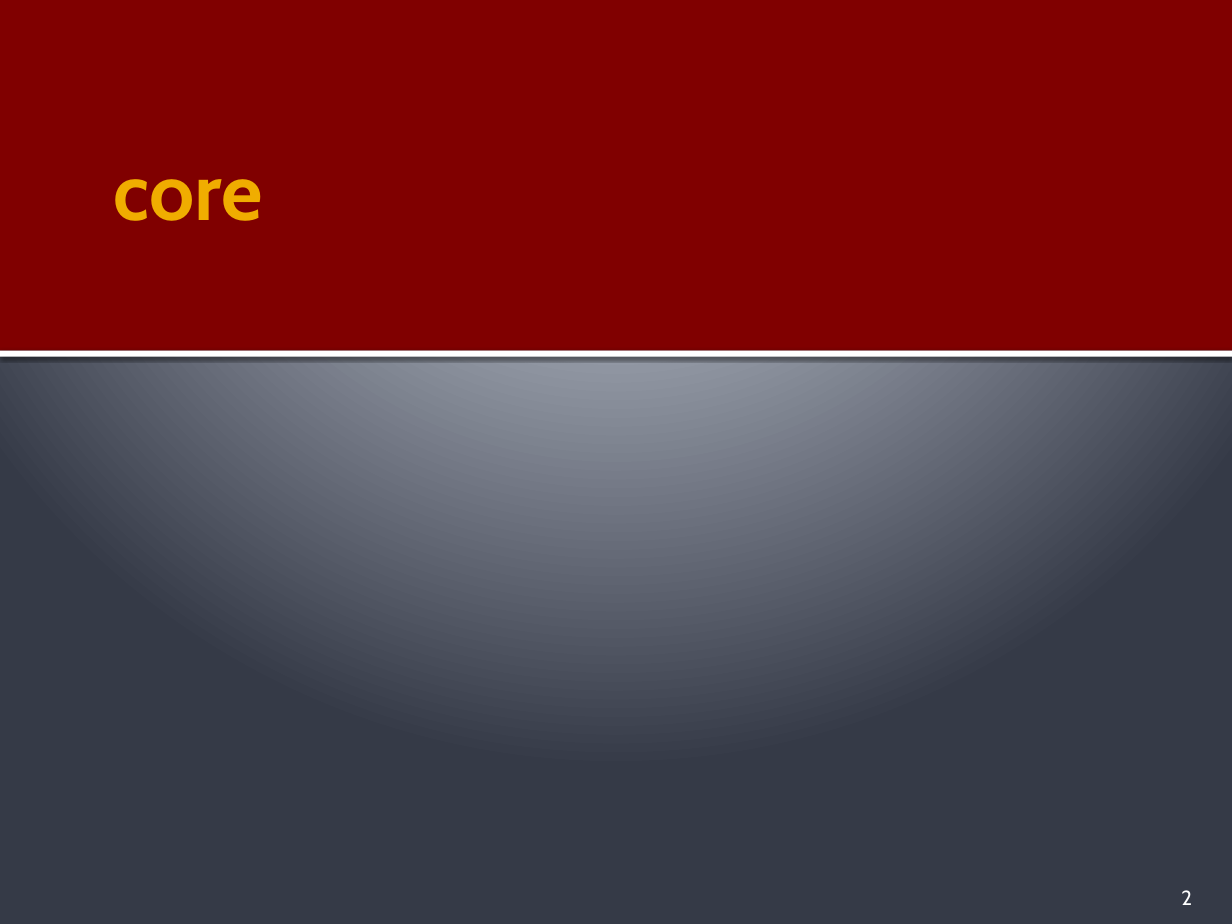
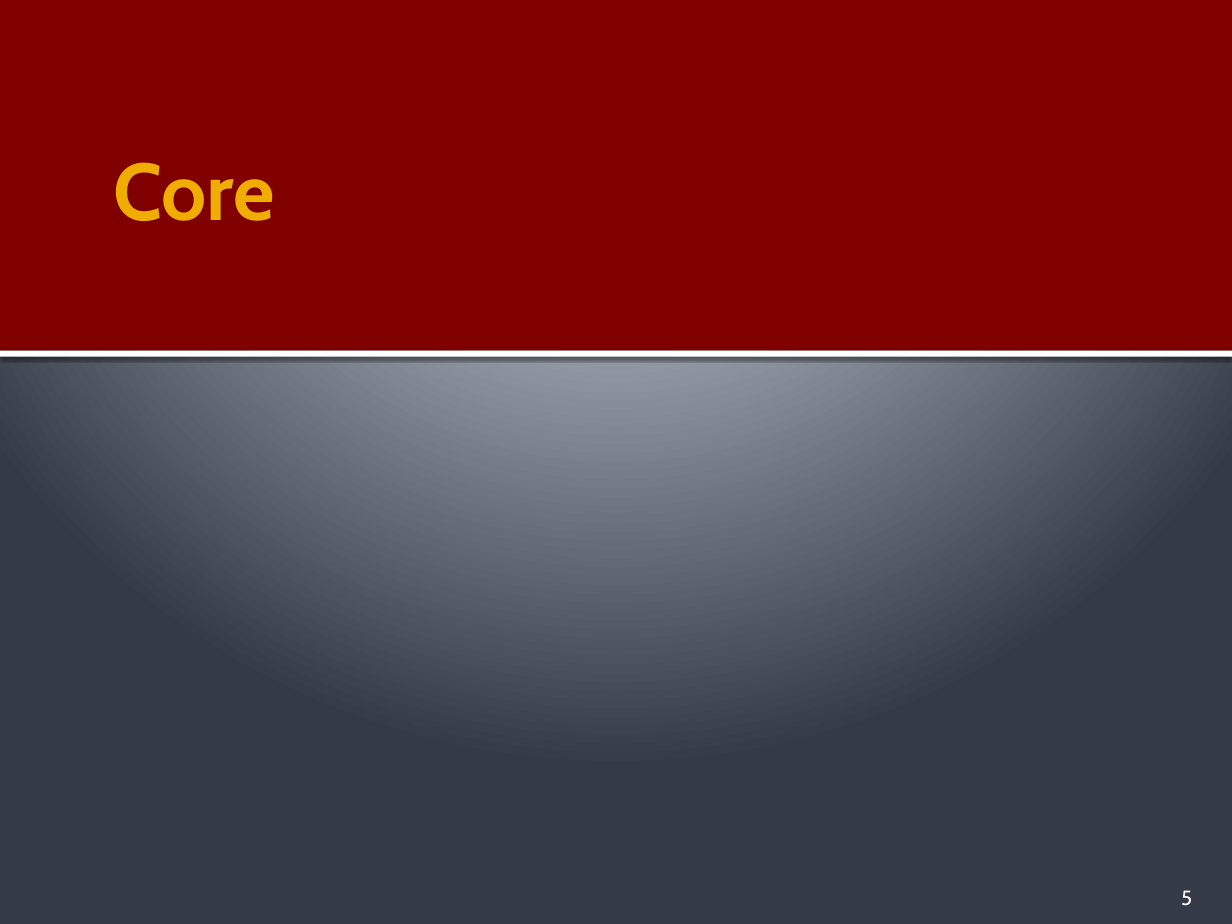
Before and after one commit to PauloGandraSousa/eapliframework, a slide deck: slide 5 of documentation/eapli.framework-Tech-Description.pptx (slide 2 before the commit). Drawn at 1232x924 pixels with LibreOffice and Linux fonts; fonts in the diff are those of the drawing. Boxes give left, top, right and bottom in pixels: in the first picture for what was removed or moved away, otherwise in the second. Text is boxed around its words. In the diff, an @@ line names an element or a change of style, - is before the commit and + after.

```diff
--- a/documentation/eapli.framework-Tech-Description.pptx
+++ b/documentation/eapli.framework-Tech-Description.pptx
@@ title at (113,162,275,221): text changed @@
-core
+Core
@@ page number at (1181,890,1192,906): text changed @@
-2
+5
```
Also in this commit, not shown: 10 other slides changed, 15 slides added, 3 slides removed, 5 other files.
